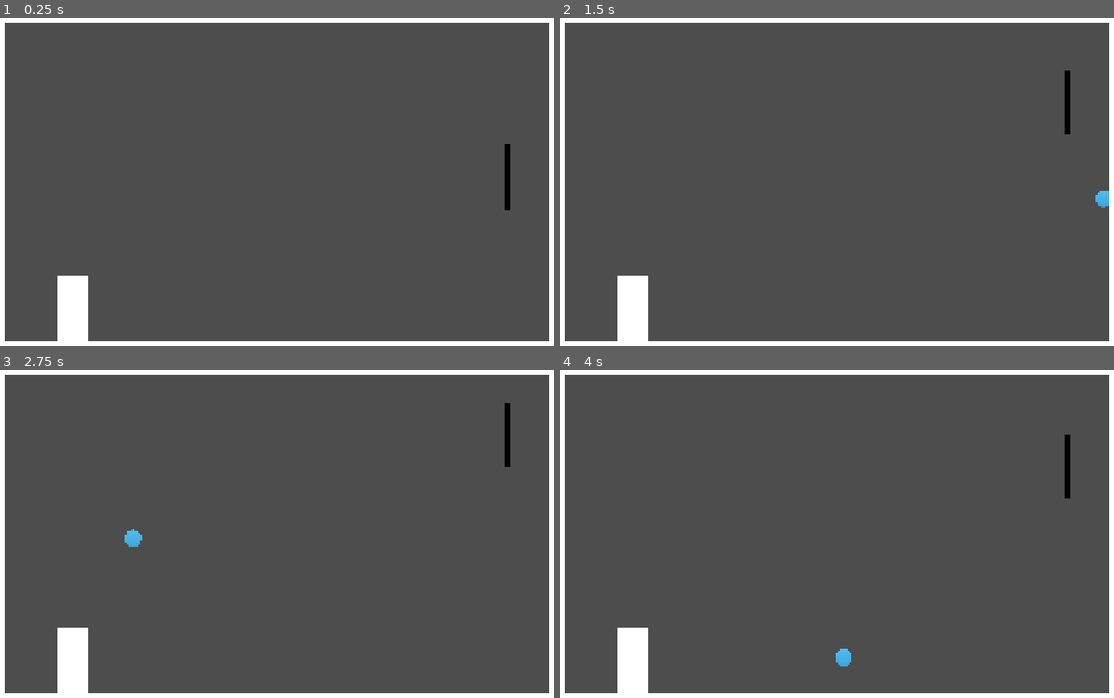
Above: before the commit, frames 1-4 (two rows, left to right).
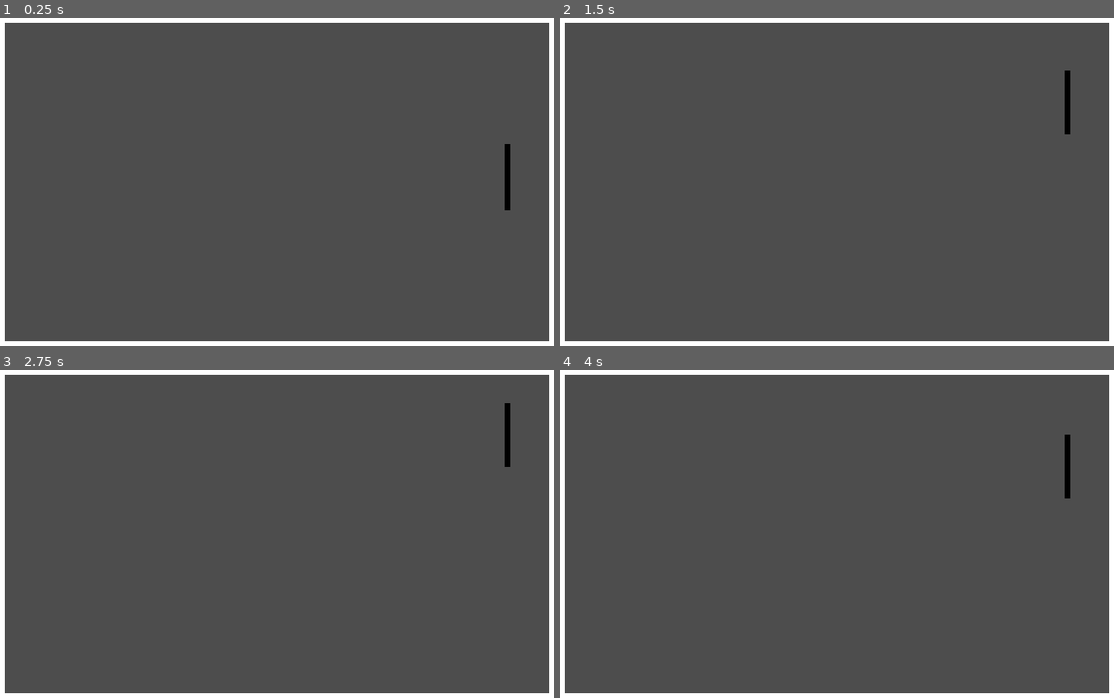
Above: after the commit, the same moments.

Repository: EmberDragons/Blobing
Game: Godot game, scene res://scenes/main.tscn
Same seed, same stepped clock (60 frames per second), same inputs: the game is played once before the commit and once after it.
Inputs:
- Up to frame 1 (0.25 s): no input
- Up to frame 2 (1.5 s): tap Enter at 0.5 s; hold Up (ui_up) 0.53-1.28 s; hold Down (ui_down) from 1.28 s (still down)
- Up to frame 3 (2.75 s): release Down (ui_down) at 2.03 s; hold Up (ui_up) from 2.03 s (still down)
- Up to frame 4 (4 s): release Up (ui_up) at 3.53 s; hold Down (ui_down) from 3.53 s (still down)

The runs differ from the first frame. In frame 1, 1.1% of the frame differs, in the area x 10-16%, y 78-99%; in frame 2, 1.2%; in frame 3, 1.2%, in the area x 10-26%, y 48-99%; in frame 4, 1.2%.

Commit message:
fix mix avec magician

Diff:
--- /dev/null
+++ b/new-game-project/gameObject/blob type/gravity.tscn
@@ -0,0 +1,36 @@
+[gd_scene format=3 uid="uid://bp4t7li86usdm"]
+
+[ext_resource type="Script" uid="uid://6qqhiuadsbod" path="res://scripts/slime/slime.gd" id="1_88h5m"]
+[ext_resource type="Texture2D" uid="uid://dybml1h66pau1" path="res://Custom-Icon-Design-Flatastic-6-Circle.512.png" id="2_sgd1v"]
+
+[sub_resource type="PhysicsMaterial" id="PhysicsMaterial_johoh"]
+friction = 0.0
+bounce = 0.8
+
+[sub_resource type="CircleShape2D" id="CircleShape2D_kq4oe"]
+radius = 25.0
+
+[sub_resource type="CircleShape2D" id="CircleShape2D_johoh"]
+radius = 28.0
+
+[node name="gravity_inversed" type="RigidBody2D" unique_id=305138964]
+collision_layer = 3
+collision_mask = 3
+physics_material_override = SubResource("PhysicsMaterial_johoh")
+gravity_scale = -1.0
+lock_rotation = true
+script = ExtResource("1_88h5m")
+
+[node name="CollisionShape2D" type="CollisionShape2D" parent="." unique_id=1891245437]
+shape = SubResource("CircleShape2D_kq4oe")
+
+[node name="sprite" type="Sprite2D" parent="." unique_id=1255753873]
+scale = Vector2(0.1, 0.1)
+texture = ExtResource("2_sgd1v")
+
+[node name="Area2D" type="Area2D" parent="." unique_id=1673206737]
+
+[node name="CollisionShape2D" type="CollisionShape2D" parent="Area2D" unique_id=915537858]
+shape = SubResource("CircleShape2D_johoh")
+
+[connection signal="body_exited" from="Area2D" to="." method="_on_body_collided"]
--- a/new-game-project/gameObject/magician.tscn
+++ b/new-game-project/gameObject/magician.tscn
@@ -1,11 +1,57 @@
 [gd_scene format=3 uid="uid://c6vj7t8ep4uhc"]
+
+[ext_resource type="Texture2D" uid="uid://cvagy2gbnib4m" path="res://art/magi.png" id="1_k5xhy"]
 
 [sub_resource type="RectangleShape2D" id="RectangleShape2D_7odnd"]
 size = Vector2(90, 192)
 
+[sub_resource type="AtlasTexture" id="AtlasTexture_tefeu"]
+atlas = ExtResource("1_k5xhy")
+region = Rect2(76, 0, 696, 895)
+
+[sub_resource type="AtlasTexture" id="AtlasTexture_o6xl0"]
+atlas = ExtResource("1_k5xhy")
+region = Rect2(782, 0, 686, 895)
+
+[sub_resource type="AtlasTexture" id="AtlasTexture_tipki"]
+atlas = ExtResource("1_k5xhy")
+region = Rect2(1469, 0, 673, 895)
+
+[sub_resource type="AtlasTexture" id="AtlasTexture_85g3d"]
+atlas = ExtResource("1_k5xhy")
+region = Rect2(2144, 9, 673, 895)
+
+[sub_resource type="AtlasTexture" id="AtlasTexture_choun"]
+atlas = ExtResource("1_k5xhy")
+region = Rect2(2818, 9, 680, 895)
+
+[sub_resource type="SpriteFrames" id="SpriteFrames_j3blc"]
+animations = [{
+"frames": [{
+"duration": 1.0,
+"texture": SubResource("AtlasTexture_tefeu")
+}, {
+"duration": 1.0,
+"texture": SubResource("AtlasTexture_o6xl0")
+}, {
+"duration": 1.0,
+"texture": SubResource("AtlasTexture_tipki")
+}, {
+"duration": 1.0,
+"texture": SubResource("AtlasTexture_85g3d")
+}, {
+"duration": 1.0,
+"texture": SubResource("AtlasTexture_choun")
+}],
+"loop": 1,
+"name": &"default",
+"speed": 5.0
+}]
+
 [node name="magician" type="RigidBody2D" unique_id=1446377657]
 
 [node name="ColorRect" type="ColorRect" parent="." unique_id=1704001594]
+visible = false
 offset_left = -45.0
 offset_top = -96.0
 offset_right = 45.0
@@ -13,3 +59,8 @@
 
 [node name="CollisionShape2D" type="CollisionShape2D" parent="." unique_id=635482631]
 shape = SubResource("RectangleShape2D_7odnd")
+
+[node name="animation" type="AnimatedSprite2D" parent="." unique_id=1152883998]
+scale = Vector2(0.25, 0.25)
+sprite_frames = SubResource("SpriteFrames_j3blc")
+autoplay = "default"
--- a/new-game-project/scenes/main.tscn
+++ b/new-game-project/scenes/main.tscn
@@ -1,8 +1,6 @@
 [gd_scene format=3 uid="uid://155xx7s6y6ta"]
 
 [ext_resource type="PackedScene" uid="uid://dkh2s285bh32u" path="res://gameObject/player.tscn" id="1_o5qli"]
-[ext_resource type="PackedScene" uid="uid://c6vj7t8ep4uhc" path="res://gameObject/magician.tscn" id="4_jyhfs"]
-[ext_resource type="Script" uid="uid://dbw0cxe85gdi1" path="res://scripts/magician/magician.gd" id="5_tbgi4"]
 
 [sub_resource type="WorldBoundaryShape2D" id="WorldBoundaryShape2D_sugp2"]
 normal = Vector2(1, 0)
@@ -74,8 +72,3 @@
 offset_top = -1393.7639
 offset_right = -760.0
 offset_bottom = 1182.364
-
-[node name="magician" parent="." unique_id=1446377657 instance=ExtResource("4_jyhfs")]
-position = Vector2(-556, 390)
-freeze = true
-script = ExtResource("5_tbgi4")
--- a/new-game-project/scripts/obj/vines.gd
+++ b/new-game-project/scripts/obj/vines.gd
@@ -12,5 +12,6 @@
 
 
 func _on_collision(body: Node2D) -> void:
-	body.die()
-	queue_free()
+	if body is fire:
+		body.die()
+		queue_free()
--- a/new-game-project/scripts/slime/fireslime.gd
+++ b/new-game-project/scripts/slime/fireslime.gd
@@ -1,3 +1,5 @@
+class_name fire
+
 extends RigidBody2D
 
 var saved_velocity : Vector2
Binary file added: new-game-project/art/magi.png
Not shown, added: new-game-project/art/magi.png.import
